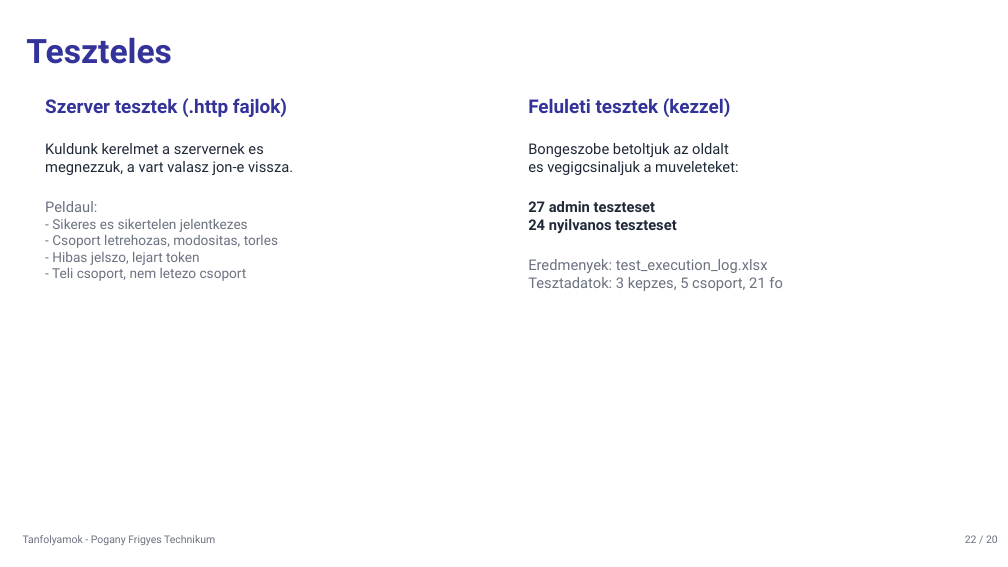
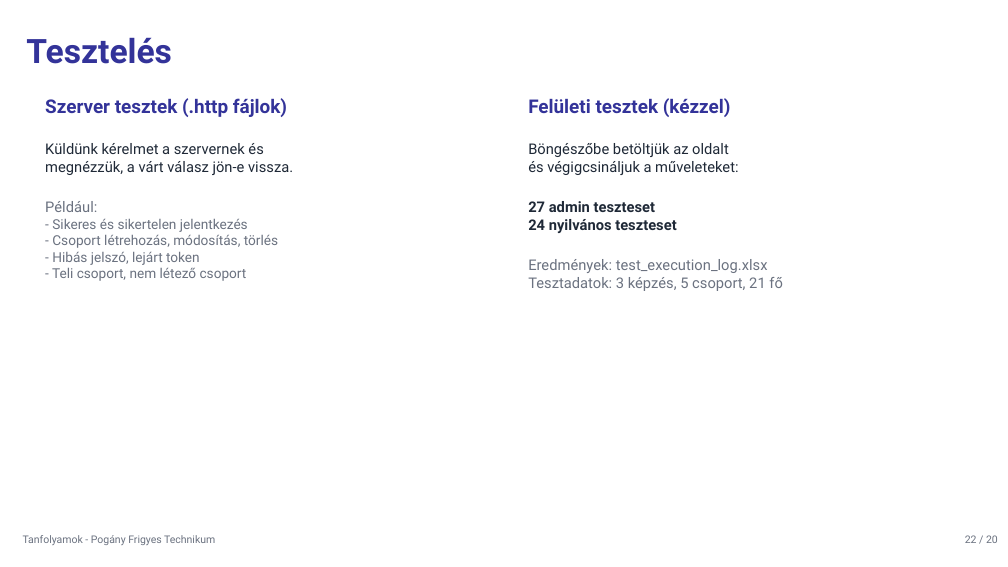
Before and after one commit to vargamatyas109-web/Tanfolyamok, a slide deck: slide 22 of Tanfolyamok_prezentacio.pptx. Drawn at 1008x567 pixels with LibreOffice and Linux fonts; fonts in the diff are those of the drawing. Boxes give left, top, right and bottom in pixels: in the first picture for what was removed or moved away, otherwise in the second. Text is boxed around its words. In the diff, an @@ line names an element or a change of style, - is before the commit and + after.

```diff
--- a/Tanfolyamok_prezentacio.pptx
+++ b/Tanfolyamok_prezentacio.pptx
@@ text at (26, 37, 172, 64): text changed @@
-Teszteles
+Tesztelés
@@ text at (45, 98, 293, 281): text changed @@
-Szerver tesztek (.http fajlok)
-Kuldunk kerelmet a szervernek es
-megnezzuk, a vart valasz jon-e vissza.
-Peldaul:
-- Sikeres es sikertelen jelentkezes
-- Csoport letrehozas, modositas, torles
-- Hibas jelszo, lejart token
-- Teli csoport, nem letezo csoport
+Szerver tesztek (.http fájlok)
+Küldünk kérelmet a szervernek és
+megnézzük, a várt válasz jön-e vissza.
+Például:
+- Sikeres és sikertelen jelentkezés
+- Csoport létrehozás, módosítás, törlés
+- Hibás jelszó, lejárt token
+- Teli csoport, nem létező csoport
@@ text at (528, 98, 738, 175): text changed @@
-Feluleti tesztek (kezzel)
-Bongeszobe betoltjuk az oldalt
-es vegigcsinaljuk a muveleteket:
+Felületi tesztek (kézzel)
+Böngészőbe betöltjük az oldalt
+és végigcsináljuk a műveleteket:
@@ text at (528, 219, 782, 291): text changed @@
-24 nyilvanos teszteset
-Eredmenyek: test_execution_log.xlsx
-Tesztadatok: 3 kepzes, 5 csoport, 21 fo
+24 nyilvános teszteset
+Eredmények: test_execution_log.xlsx
+Tesztadatok: 3 képzés, 5 csoport, 21 fő
```
Also in this commit, not shown: 24 other slides changed, 10 other files.
